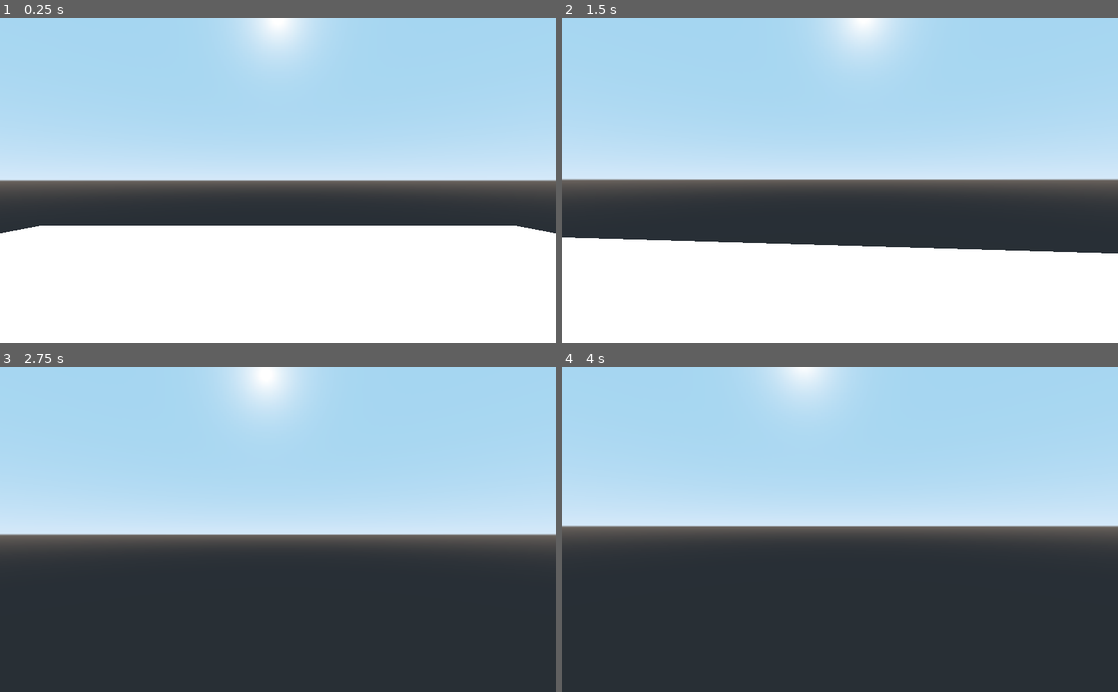
Above: before the commit, frames 1-4 (two rows, left to right).
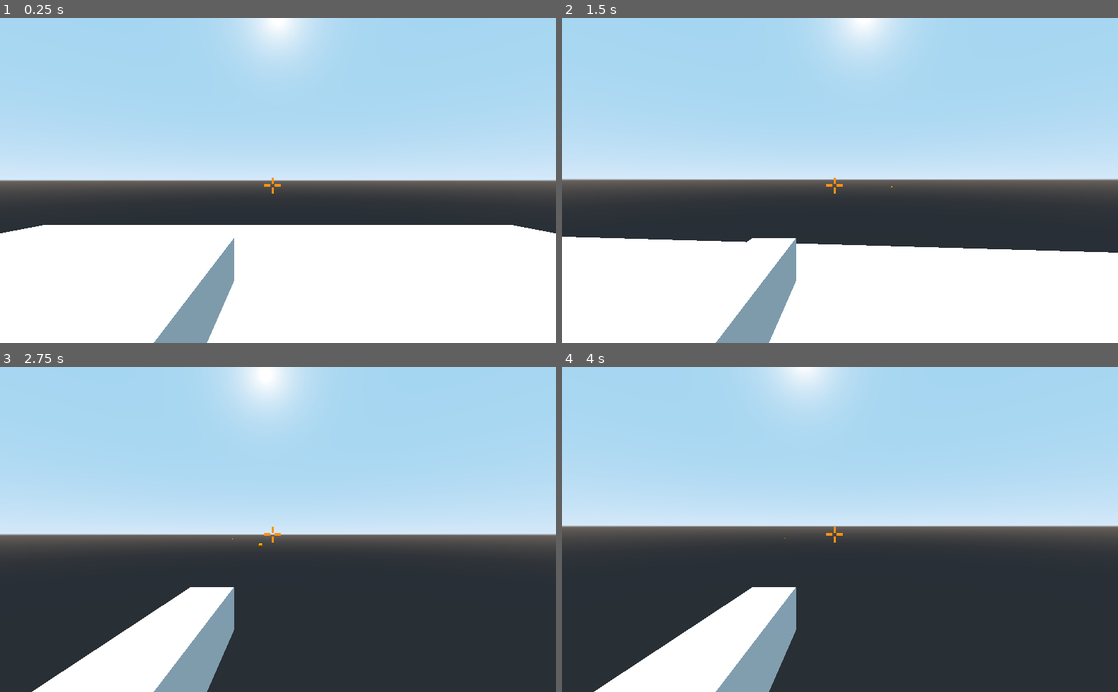
Above: after the commit, the same moments.

Repository: Harrison-Winters/FlameMan-vs-The-Snowmen
Game: Godot game, scene res://Main.tscn
The game is run twice, just before and just after one commit, with the same random seed, the same clock (stepped at 60 frames per second) and the same inputs.
Inputs (mouse positions are in pixels of both pictures, inside the frame that each line leads up to):
- Up to frame 1 (0.25 s): no input
- Up to frame 2 (1.5 s): tap Enter at 0.5 s; move the mouse to (867, 180) at 0.52 s; hold W (move_forward) from 0.53 s (still down); click (867, 180) at 0.6 s; move the mouse to (812, 180) at 1.27 s; click (812, 180) at 1.35 s
- Up to frame 3 (2.75 s): keep holding W (move_forward); move the mouse to (289, 523) at 2.02 s; click (289, 523) at 2.1 s
- Up to frame 4 (4 s): keep holding W (move_forward); move the mouse to (834, 536) at 2.77 s; click (834, 536) at 2.85 s; move the mouse to (878, 532) at 3.52 s; click (878, 532) at 3.6 s

The runs differ from the first frame. In frame 1, 2.1% of the frame differs, in the area x 7-93%, y 49-100%; in frame 2, 2.3%; in frame 3, 6.7%, in the area x 5-51%, y 49-100%; in frame 4, 6.7%.

Commit message:
made a bullet projectile

Diff:
--- /dev/null
+++ b/Bullet.gd
@@ -0,0 +1,18 @@
+extends RigidBody
+
+
+var damage = 50
+var shoot = false
+var speed = 10
+
+# Called when the node enters the scene tree for the first time.
+func _ready():
+	set_as_toplevel(true)
+
+func _physics_process(delta):
+	if shoot:
+		apply_impulse(transform.basis.z, -transform.basis.z)
+
+
+func _on_Area_body_entered(body):
+	queue_free()
--- /dev/null
+++ b/Bullet.tscn
@@ -0,0 +1,40 @@
+[gd_scene load_steps=6 format=2]
+
+[ext_resource path="res://Bullet.gd" type="Script" id=1]
+
+[sub_resource type="CapsuleShape" id=1]
+radius = 0.05
+height = 0.1
+
+[sub_resource type="CapsuleMesh" id=2]
+radius = 0.05
+mid_height = 0.1
+
+[sub_resource type="SpatialMaterial" id=3]
+albedo_color = Color( 1, 0.513726, 0, 1 )
+
+[sub_resource type="CapsuleShape" id=4]
+radius = 0.06
+height = 0.12
+
+[node name="Bullet" type="RigidBody"]
+transform = Transform( 1, 0, 0, 0, 1, 0, 0, 0, 1, -0.0015833, -0.00233091, 0 )
+collision_layer = 0
+collision_mask = 0
+gravity_scale = 0.0
+script = ExtResource( 1 )
+
+[node name="CollisionShape" type="CollisionShape" parent="."]
+shape = SubResource( 1 )
+
+[node name="MeshInstance" type="MeshInstance" parent="."]
+mesh = SubResource( 2 )
+material/0 = SubResource( 3 )
+
+[node name="Area" type="Area" parent="."]
+transform = Transform( 0.999614, 0, -0.0277821, 0, 1, 0, 0.0277821, 0, 0.999614, 0.00856057, 0, 0 )
+
+[node name="CollisionShape" type="CollisionShape" parent="Area"]
+shape = SubResource( 4 )
+
+[connection signal="body_entered" from="Area" to="." method="_on_Area_body_entered"]
--- a/Main.gd
+++ b/Main.gd
@@ -5,6 +5,7 @@
 # var a = 2
 # var b = "text"
 
+
 # Called when the node enters the scene tree for the first time.
 func _ready():
 	Input.set_mouse_mode(Input.MOUSE_MODE_CAPTURED)
--- a/Player.gd
+++ b/Player.gd
@@ -13,10 +13,17 @@
 var velocity = Vector3()
 var snap = Vector3()
 var up_direction = Vector3.UP
+onready var bullet = preload("res://Bullet.tscn")
+
 
 
 
 func _physics_process(delta):
+	if Input.is_action_just_pressed("shoot"):
+		var b = bullet.instance()
+		$CameraPivot/Camera/Arm/hand.add_child(b)
+		b.shoot = true
+
 	input_axis = Input.get_vector("move_back", "move_forward",
 			"move_left", "move_right")
 
--- a/Player.tscn
+++ b/Player.tscn
@@ -1,5 +1,6 @@
-[gd_scene load_steps=6 format=2]
+[gd_scene load_steps=8 format=2]
 
+[ext_resource path="res://crosshair.tscn" type="PackedScene" id=1]
 [ext_resource path="res://Player.gd" type="Script" id=2]
 [ext_resource path="res://Spatial.gd" type="Script" id=3]
 
@@ -11,20 +12,35 @@
 [sub_resource type="SphereShape" id=1]
 radius = 0.993322
 
+[sub_resource type="CubeMesh" id=4]
+size = Vector3( 0.3, 0.3, 2 )
+
 [node name="Player" type="KinematicBody"]
+collision_layer = 0
+collision_mask = 0
 script = ExtResource( 2 )
 
-[node name="pivot" type="Spatial" parent="."]
+[node name="CharacterPivot" type="Spatial" parent="."]
 
-[node name="MeshInstance" type="MeshInstance" parent="pivot"]
+[node name="Character" type="MeshInstance" parent="CharacterPivot"]
 mesh = SubResource( 2 )
 material/0 = SubResource( 3 )
 
 [node name="CollisionShape" type="CollisionShape" parent="."]
 shape = SubResource( 1 )
 
-[node name="Spatial" type="Spatial" parent="."]
+[node name="CameraPivot" type="Spatial" parent="."]
 script = ExtResource( 3 )
 
-[node name="Camera" type="Camera" parent="Spatial"]
-transform = Transform( 1, 0, 0, 0, 1, 0, 0, 0, 1, 0, 0.549459, -0.578088 )
+[node name="Camera" type="Camera" parent="CameraPivot"]
+transform = Transform( 1, 0, 0, 0, 1, 0, 0, 0, 1, 0, 0.549459, -0.32619 )
+
+[node name="Arm" type="MeshInstance" parent="CameraPivot/Camera"]
+transform = Transform( 1, 0, 0, 0, 1, 0, 0, 0, 1, -0.455539, -0.549459, -0.609034 )
+mesh = SubResource( 4 )
+skeleton = NodePath("../../..")
+
+[node name="hand" type="Spatial" parent="CameraPivot/Camera/Arm"]
+transform = Transform( 1, 0, 0, 0, 1, 0, 0, 0, 1, 0, 0, -0.907289 )
+
+[node name="crosshair" parent="CameraPivot/Camera" instance=ExtResource( 1 )]
--- /dev/null
+++ b/crosshair.tscn
@@ -0,0 +1,31 @@
+[gd_scene format=2]
+
+[node name="Node2D" type="Node2D"]
+
+[node name="ColorRect2" type="ColorRect" parent="."]
+margin_left = 487.0
+margin_top = 307.0
+margin_right = 498.0
+margin_bottom = 311.0
+color = Color( 1, 0.568627, 0.0666667, 1 )
+
+[node name="ColorRect" type="ColorRect" parent="."]
+margin_left = 506.0
+margin_top = 307.0
+margin_right = 517.0
+margin_bottom = 311.0
+color = Color( 1, 0.568627, 0.0666667, 1 )
+
+[node name="ColorRect3" type="ColorRect" parent="."]
+margin_left = 500.0
+margin_top = 295.0
+margin_right = 504.0
+margin_bottom = 306.0
+color = Color( 1, 0.568627, 0.0666667, 1 )
+
+[node name="ColorRect4" type="ColorRect" parent="."]
+margin_left = 500.0
+margin_top = 313.0
+margin_right = 504.0
+margin_bottom = 324.0
+color = Color( 1, 0.568627, 0.0666667, 1 )
--- a/project.godot
+++ b/project.godot
@@ -50,6 +50,11 @@
 "events": [ Object(InputEventKey,"resource_local_to_scene":false,"resource_name":"","device":0,"alt":false,"shift":false,"control":false,"meta":false,"command":false,"pressed":false,"scancode":0,"physical_scancode":16777217,"unicode":0,"echo":false,"script":null)
  ]
 }
+shoot={
+"deadzone": 0.5,
+"events": [ Object(InputEventMouseButton,"resource_local_to_scene":false,"resource_name":"","device":0,"alt":false,"shift":false,"control":false,"meta":false,"command":false,"button_mask":0,"position":Vector2( 0, 0 ),"global_position":Vector2( 0, 0 ),"factor":1.0,"button_index":1,"pressed":false,"doubleclick":false,"script":null)
+ ]
+}
 
 [physics]
 
Binary file added: art/crosshair.png
Not shown, added: art/crosshair.png.import
Not shown, added: .DS_Store
